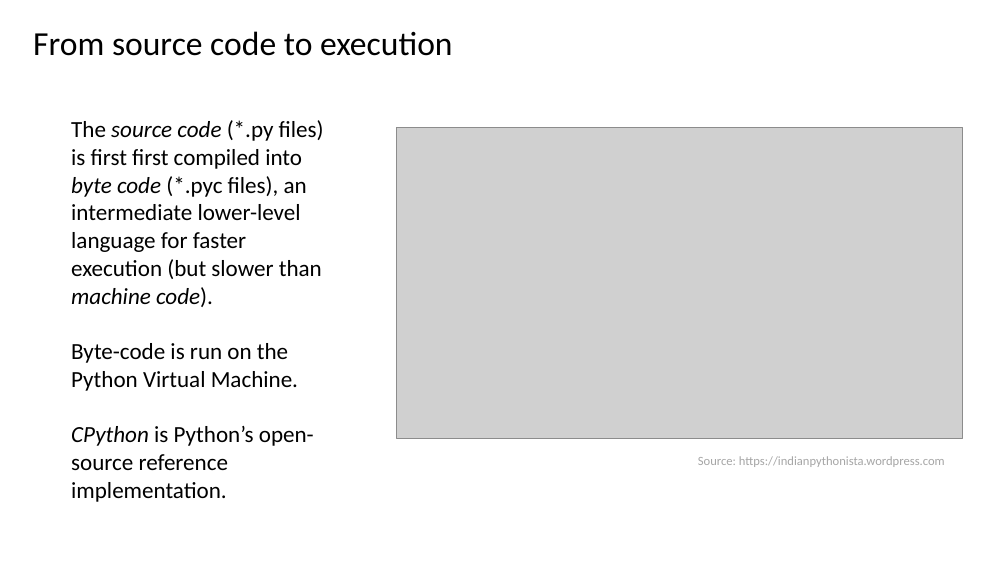
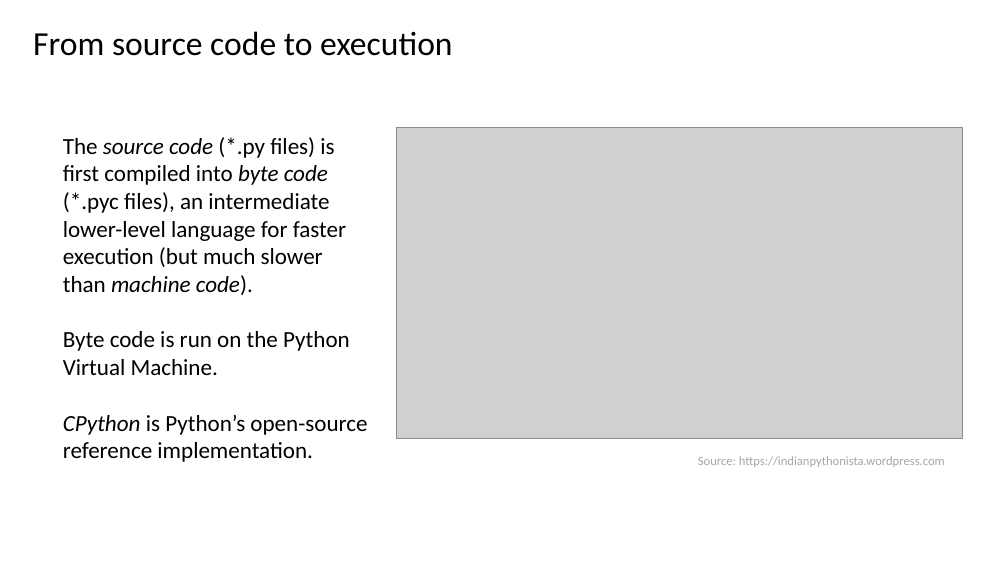
Before and after one commit to btitze/python-course, a slide deck: slide 5 of for_beginners/Python for Beginners.pptx. Drawn at 1008x567 pixels with LibreOffice and Linux fonts; fonts in the diff are those of the drawing; grey boxes stand for pictures. Boxes give left, top, right and bottom in pixels: in the first picture for what was removed or moved away, otherwise in the second. Text is boxed around its words. In the diff, an @@ line names an element or a change of style, - is before the commit and + after.

```diff
--- a/for_beginners/Python for Beginners.pptx
+++ b/for_beginners/Python for Beginners.pptx
@@ text "The source code (*.py files) ...": place and size @@
-text "The source code (*.py files) ..." at [71, 120, 324, 502]
+text "The source code (*.py files) ..." at [63, 137, 367, 462]
@@ text at [63, 137, 350, 375]: text changed @@
-The source code (*.py files) is first first compiled into byte code (*.pyc files), an intermediate lower-level language for faster execution (but slower than machine code).
-Byte-code is run on the Python Virtual Machine.
+The source code (*.py files) is first compiled into byte code (*.pyc files), an intermediate lower-level language for faster execution (but much slower than machine code).
+Byte code is run on the Python Virtual Machine.
```
Also in this commit, not shown: 6 other slides changed, 1 slide added, 2 other files.
